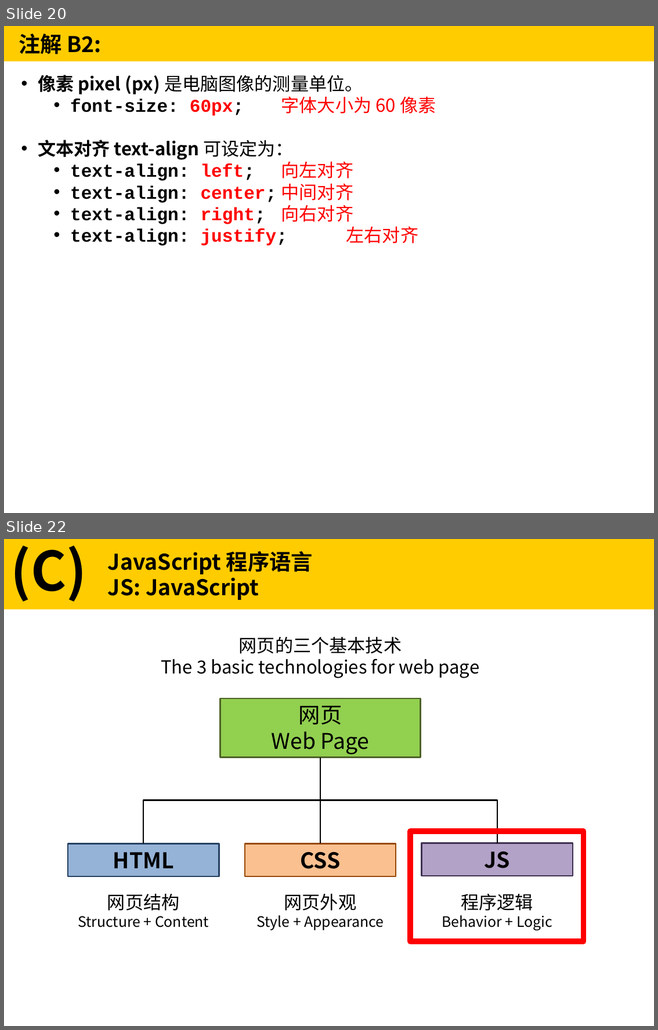
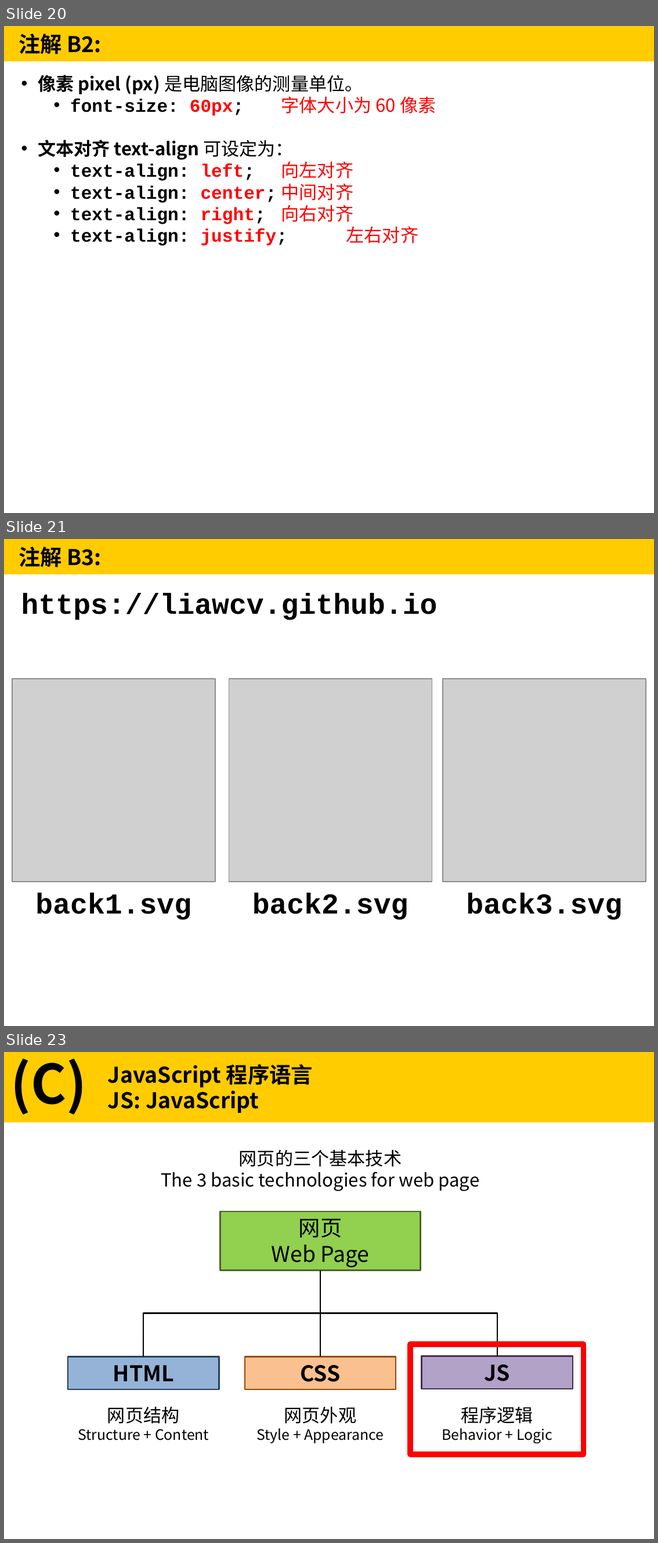
Before and after one commit to liawcv/liawcv.github.io, a slide deck: slide.pptx. Shown one above the other, each under a label of ours: slides 20 and 22 before the commit, slides 20, 21 and 23 after it; the slides between them are not shown. The pictures are 658x1030 and 658x1543 pixels, drawn with LibreOffice and Linux fonts; fonts in the diff are those of the drawing; grey boxes stand for pictures. Boxes give left, top, right and bottom in pixels: in the first picture for what was removed or moved away, otherwise in the second. Text is boxed around its words. In the diff, an @@ line names an element or a change of style, - is before the commit and + after.

```diff
--- a/slide.pptx
+++ b/slide.pptx
@@ slide 21 added at (4,539,654,1026), background #FFFFFF @@
@@ rectangle added at (4,539,654,574), fill #FFCC00, 24 pt, text #000000, bold @@
+注解 B3:
@@ text added at (21,593,437,620), 32 pt, text #000000, bold @@
+https://liawcv.github.io
@@ picture added at (13,679,215,881) @@
@@ picture added at (229,679,431,881) @@
@@ picture added at (442,679,645,881) @@
@@ text added at (35,893,191,920), 32 pt, text #000000, bold @@
+back1.svg
@@ text added at (252,893,408,920), 32 pt, text #000000, bold @@
+back2.svg
@@ text added at (466,893,622,920), 32 pt, text #000000, bold @@
+back3.svg
@@ what was slide 22 is now slide 23 @@
```
Also in this commit, not shown: 12 slides changed, 3 other slides added, 1 other file.
